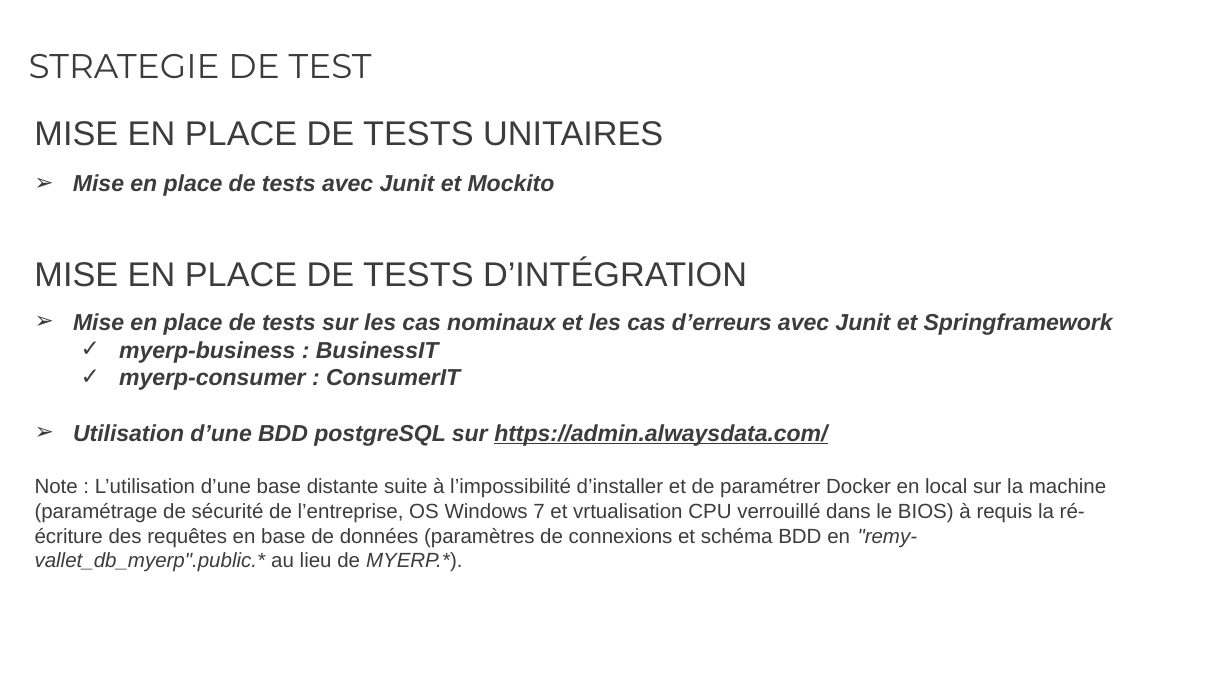
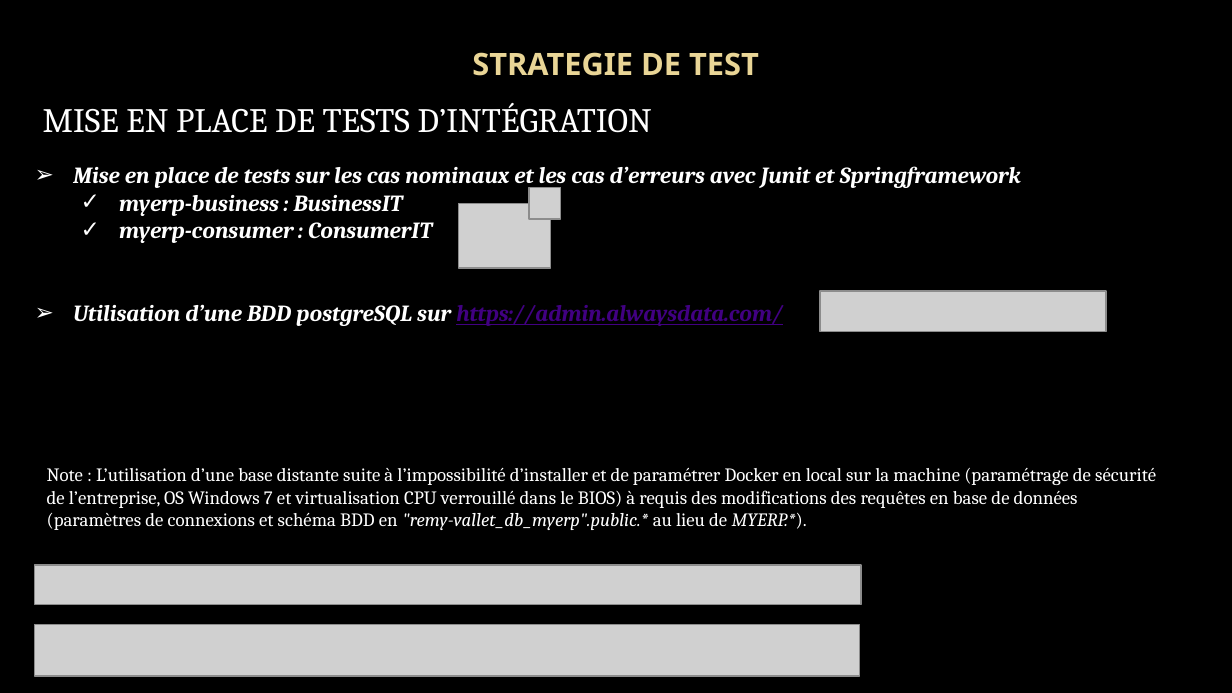
Before and after one commit to rvallet/ocp9-projetB4, a slide deck: slide 13 of doc/Présentation_OCP9_projetB4.pptx (slide 9 before the commit). Drawn at 1232x693 pixels with LibreOffice and Linux fonts; fonts in the diff are those of the drawing; grey boxes stand for pictures; background and template pictures are left out. Boxes give left, top, right and bottom in pixels: in the first picture for what was removed or moved away, otherwise in the second. Text is boxed around its words. In the diff, an @@ line names an element or a change of style, - is before the commit and + after.

Commit message:
update powerpoint

```diff
--- a/doc/Présentation_OCP9_projetB4.pptx
+++ b/doc/Présentation_OCP9_projetB4.pptx
@@ background #FFFFFF to picture (left out) @@
@@ title "STRATEGIE DE TEST" at [472,52,759,76]: size 20 to 18 pt, font Montserrat to Noto Sans, text colour #3C3C3C to gradient #EAD696 to #E7D081, bold on; alignment left to centre; line spacing 0.98 to 1 @@
@@ text at [43,103,652,133]: text changed; font Arial to Cambria; text colour #3C3C3C to #FFFFFF @@
-MISE EN PLACE DE TESTS UNITAIRES
+MISE EN PLACE DE TESTS D’INTÉGRATION
@@ text removed at [73,174,555,196] @@
-➢ Mise en place de tests avec Junit et Mockito
@@ text added at [73,166,1021,326], 13.5 pt, text #FFFFFF, bold, italic @@
+➢ Mise en place de tests sur les cas nominaux et les cas d’erreurs avec Junit et Springframework
+  ✓ myerp-business : BusinessIT
+  ✓ myerp-consumer : ConsumerIT
+➢ Utilisation d’une BDD postgreSQL sur https://admin.alwaysdata.com/
@@ picture added at [458,203,551,269] @@
@@ picture added at [529,187,561,219] @@
@@ text removed at [34,258,747,287] @@
-MISE EN PLACE DE TESTS D’INTÉGRATION
@@ picture added at [821,291,1106,331] @@
@@ text at [47,468,1156,530]: text changed; size 12 to 11 pt; font Arial to Cambria; text colour #3C3C3C to #FFFFFF @@
-➢ Mise en place de tests sur les cas nominaux et les cas d’erreurs avec Junit et Springframework
-  ✓ myerp-business : BusinessIT
-  ✓ myerp-consumer : ConsumerIT
-➢ Utilisation d’une BDD postgreSQL sur https://admin.alwaysdata.com/
-Note : L’utilisation d’une base distante suite à l’impossibilité d’installer et de paramétrer Docker en local sur la machine (paramétrage de sécurité de l’entreprise, OS Windows 7 et vrtualisation CPU verrouillé dans le BIOS) à requis la ré-écriture des requêtes en base de données (paramètres de connexions et schéma BDD en "remy-vallet_db_myerp".public.* au lieu de MYERP.*).
+Note : L’utilisation d’une base distante suite à l’impossibilité d’installer et de paramétrer Docker en local sur la machine (paramétrage de sécurité de l’entreprise, OS Windows 7 et virtualisation CPU verrouillé dans le BIOS) à requis des modifications des requêtes en base de données (paramètres de connexions et schéma BDD en "remy-vallet_db_myerp".public.* au lieu de MYERP.*).
@@ picture added at [34,565,861,605] @@
@@ picture added at [34,625,860,676] @@
```
Also in this commit, not shown: 10 other slides changed, 4 slides added.
